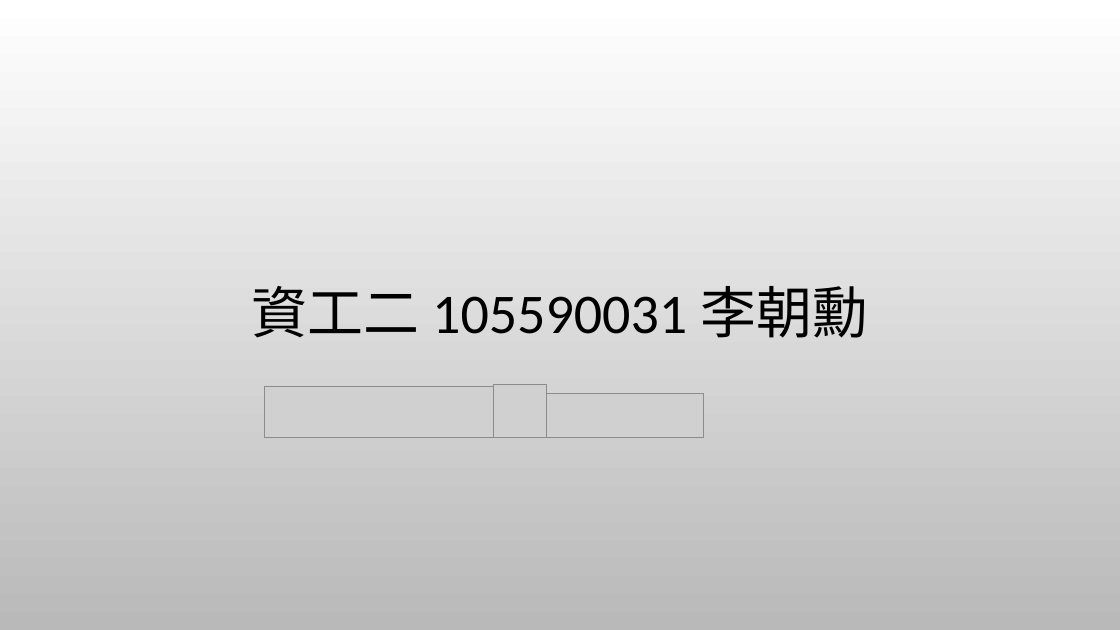
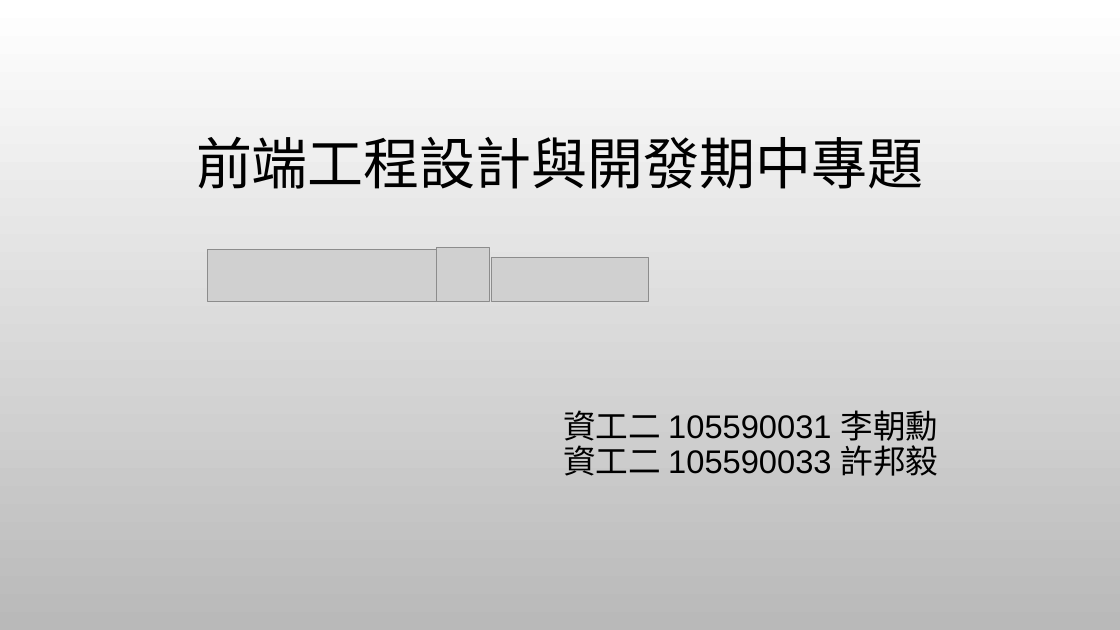
Before and after one commit to 105590031/F2E-middle, a slide deck: slide 1 of 前端網頁導覽版面設計.pptx. Drawn at 1120x630 pixels with LibreOffice and Linux fonts; fonts in the diff are those of the drawing; grey boxes stand for pictures; background and template pictures are left out. Boxes give left, top, right and bottom in pixels: in the first picture for what was removed or moved away, otherwise in the second. Text is boxed around its words. In the diff, an @@ line names an element or a change of style, - is before the commit and + after.

```diff
--- a/前端網頁導覽版面設計.pptx
+++ b/前端網頁導覽版面設計.pptx
@@ title at bbox=[196, 137, 924, 189]: text changed @@
-資工二 105590031 李朝勳
+前端工程設計與開發期中專題
@@ 3 pictures: place and size @@
-3 pictures at bbox=[264, 384, 703, 438]
+3 pictures at bbox=[208, 248, 648, 302]
@@ text added at bbox=[563, 410, 939, 476], 28 pt, text #000000 @@
+資工二 105590031 李朝勳
+資工二 105590033 許邦毅
```
Also in this commit, not shown: 31 other files.
